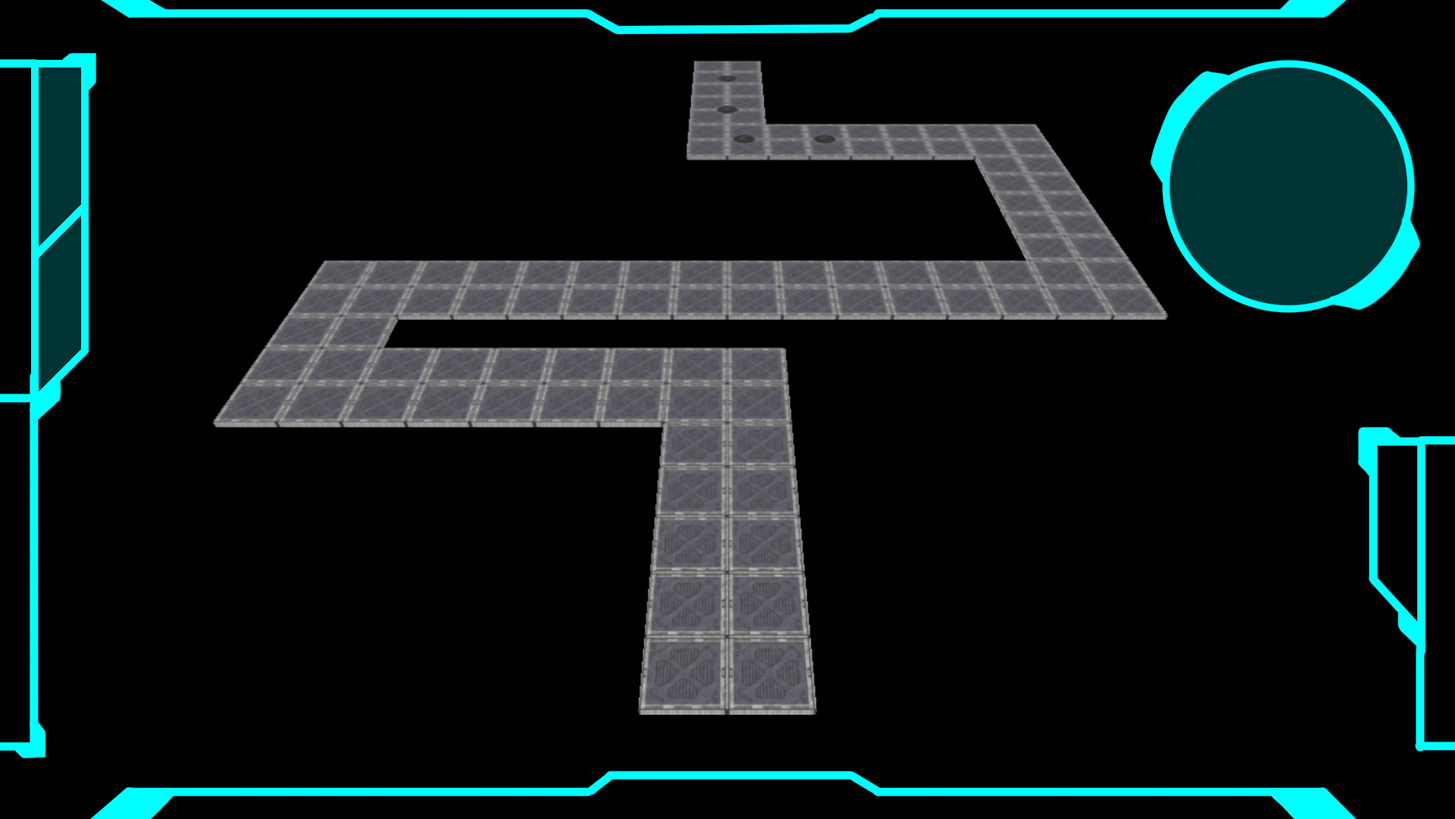
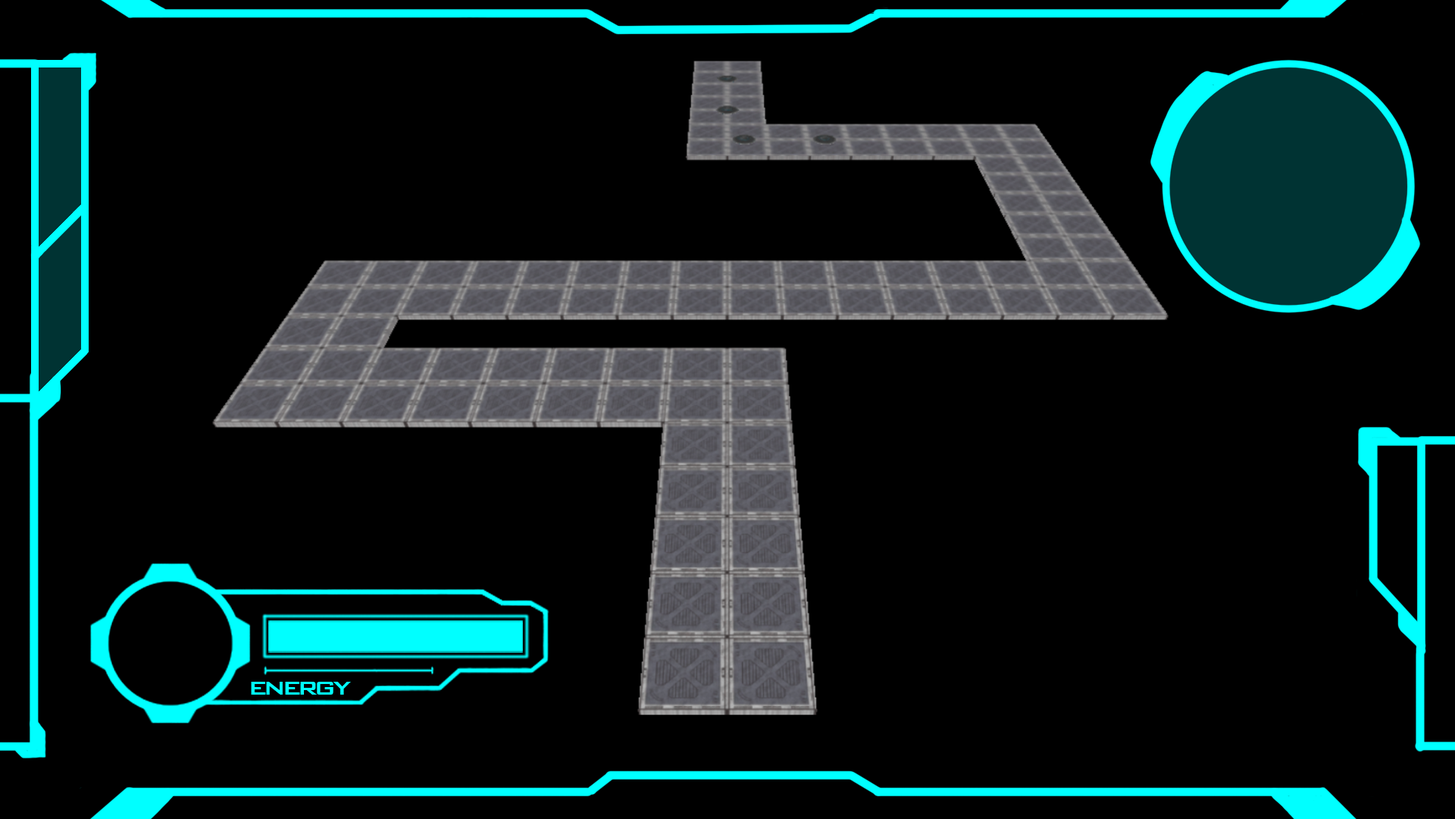
Before/after of a 1455×819 layered artwork. What changed in the layer stack:
added layer "energy" above "保留" over bbox(250, 681, 351, 695)
added layer "ゲージ" above "枠" over bbox(268, 620, 524, 653)
added layer "枠" above "円" over bbox(99, 572, 550, 716)
added layer "円" above "レイヤー 1" over bbox(90, 562, 252, 724)
